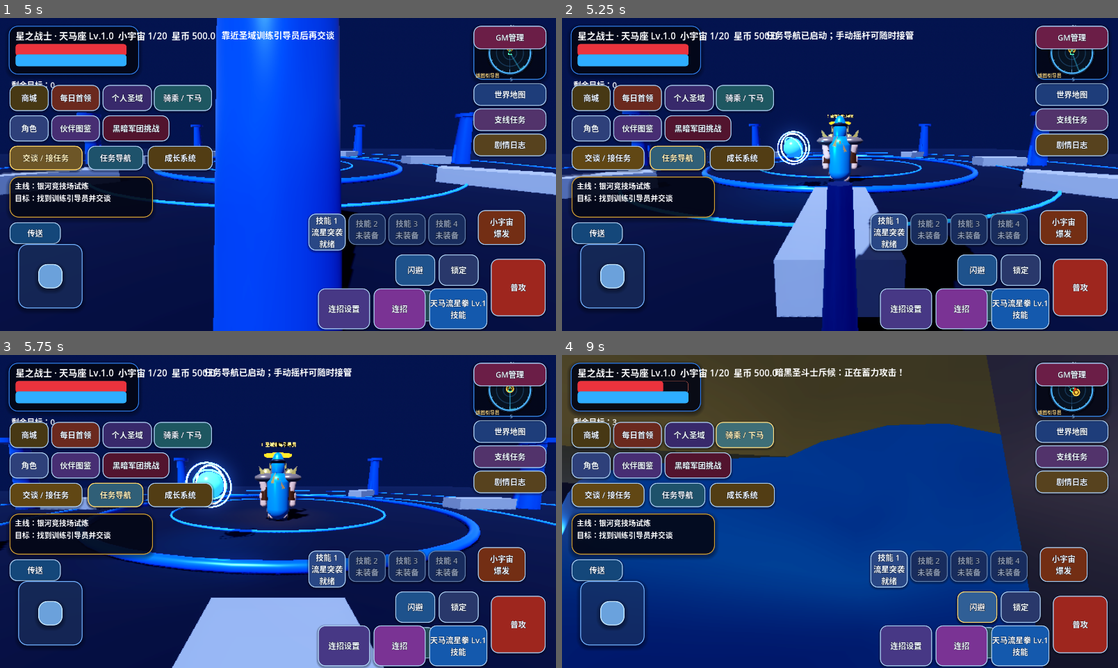
Above: before the commit, frames 1-4 (two rows, left to right).
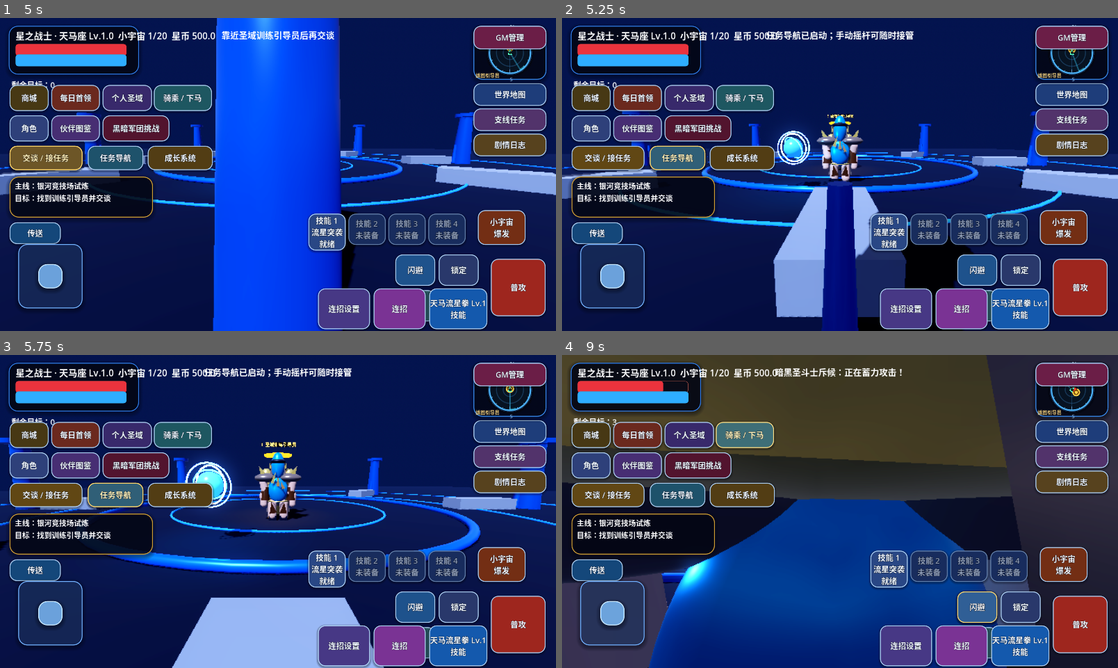
Above: after the commit, the same moments.

Repository: Qazwesrd/Saint-Seiya-Universe-War
Game: Godot game, scene res://scenes/main_menu.tscn
Same seed, same stepped clock (60 frames per second), same inputs: the game is played once before the commit and once after it.
Inputs (mouse positions are in pixels of both pictures, inside the frame that each line leads up to):
- Up to frame 1 (5 s): click "开始新游戏 / 新建存档" at 0.5 s; click "开始新游戏 / 新建存档" at 1.25 s; click "继续游戏 / 存档管理" at 2 s; click "游戏设置" at 2.75 s; click "读取" at 3.5 s; click "交谈 / 接任务" at 4.25 s
- Up to frame 2 (5.25 s): click "任务导航" at 5 s
- Up to frame 3 (5.75 s): no input
- Up to frame 4 (9 s): tap Enter (ui_accept) at 5.75, 6.02, 6.32 s; move the mouse to (812, 574) at 5.77 s; hold Up (ui_up) 5.78-6.5 s; click (812, 574) at 5.92 s; drag from (1006, 558) to (812, 574) at 6.52 s; move the mouse to (673, 464) at 7.27 s; hold Left (ui_left) 7.28-8 s; drag from (867, 511) to (673, 464) at 8.02 s; move the mouse to (756, 433) at 8.77 s; hold Down (ui_down) from 8.78 s (still down)

Frame 1 is identical in both runs. In frame 2, 0.4% of the frame differs, in the area x 47-53%, y 37-53%; in frame 3, 0.5%; in frame 4, 21%, in the area x 0-87%, y 22-100%.

Commit message:
Replace capsule torso fallback with humanoid ellipsoid

Diff:
--- a/game/scripts/player.gd
+++ b/game/scripts/player.gd
@@ -101,12 +101,15 @@
     visual_root = Node3D.new()
     visual_root.name = "PlayerVisualRoot"
     add_child(visual_root)
+    # The fallback torso is an anatomical ellipsoid, not a full-body capsule.
+    # This keeps missing art bundles from displaying the obvious blue capsule.
     var body := MeshInstance3D.new()
-    var mesh := CapsuleMesh.new()
-    mesh.radius = 0.4
-    mesh.height = 1.75
+    var mesh := SphereMesh.new()
+    mesh.radius = 0.5
+    mesh.height = 1.0
     body.mesh = mesh
-    body.position.y = 0.9
+    body.scale = Vector3(0.72, 1.0, 0.48)
+    body.position.y = 1.12
     body_mat = StandardMaterial3D.new()
     body_mat.albedo_color = Color(0.18, 0.52, 0.95)
     body_mat.metallic = 0.55
